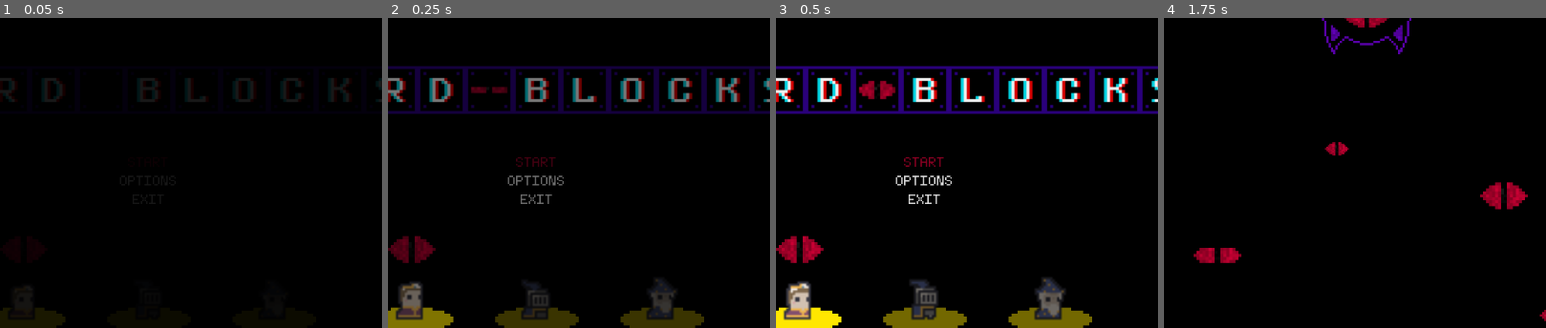
Above: before the commit, frames 1-4 (left to right).
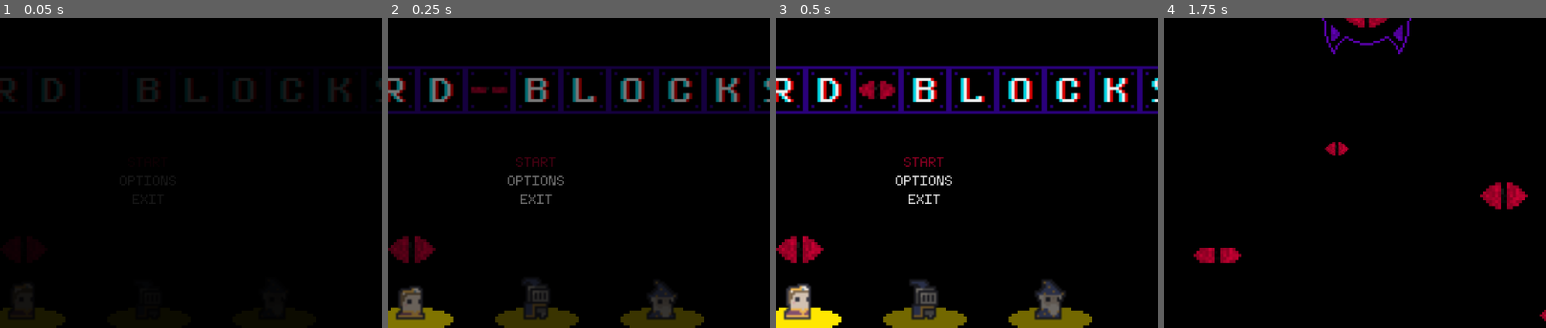
Above: after the commit, the same moments.

Repository: wlehoang/WordBlocks
Game: Godot game, scene res://main.tscn
Same seed, same stepped clock (60 frames per second), same inputs: the game is played once before the commit and once after it.
Inputs (mouse positions are % of the whole screen's width and height, from its top left):
- Up to frame 1 (0.05 s): no input
- Up to frame 2 (0.25 s): no input
- Up to frame 3 (0.5 s): no input
- Up to frame 4 (1.75 s): click "START" at 0.5 s; tap Enter at 1.25 s; move the mouse to (72, 45) at 1.27 s; hold D (move_right) from 1.28 s (still down); hold Space (pickup_or_drop) from 1.28 s (still down); tap W (select_up) at 1.52 s
The pictures show only the part of the screen within x 30-80%, y 13-63%; the shares and areas given below are measured in that part.

The runs differ from the first frame. In frame 2, 0.6% of the frame differs, in the area x 2-76%, y 84-98%; in frame 3, 0.3%; in frame 4, nothing differs.

Commit message:
Special Block interactions and fixed audio options

Diff:
--- /dev/null
+++ b/autoloads/score_tracker.gd
@@ -0,0 +1,13 @@
+extends Node
+
+onready var high_score = {
+	"level1": 0,
+	"level2": 0,
+	"level3": 0
+}
+onready var current_score = {
+	"level1": 0,
+	"level2": 0,
+	"level3": 0
+}
+onready var score_multiplier: int = 1
--- /dev/null
+++ b/autoloads/score_tracker.tscn
@@ -0,0 +1,6 @@
+[gd_scene load_steps=2 format=2]
+
+[ext_resource path="res://autoloads/score_tracker.gd" type="Script" id=1]
+
+[node name="ScoreTracker" type="Node"]
+script = ExtResource( 1 )
--- /dev/null
+++ b/default_bus_layout.tres
@@ -0,0 +1,15 @@
+[gd_resource type="AudioBusLayout" format=2]
+
+[resource]
+bus/1/name = "Music"
+bus/1/solo = false
+bus/1/mute = false
+bus/1/bypass_fx = false
+bus/1/volume_db = 0.0
+bus/1/send = "Master"
+bus/2/name = "Sfx"
+bus/2/solo = false
+bus/2/mute = false
+bus/2/bypass_fx = false
+bus/2/volume_db = 0.0
+bus/2/send = "Master"
--- a/entities/blocks/blocks.gd
+++ b/entities/blocks/blocks.gd
@@ -1,6 +1,6 @@
 extends KinematicBody2D
 
-enum Types {Empty, A, B, C, D, E, F, G, H, I, J, K, L, M, N, O, P, Q, R, S, T, U, V, W, X, Y, Z, Random, Bonus, Pause, Bomb, Locked, Sideways, Mystery}
+enum Types {Empty, A, B, C, D, E, F, G, H, I, J, K, L, M, N, O, P, Q, R, S, T, U, V, W, X, Y, Z, Random, Bonus, Pause, Bomb, Locked, Mystery}
 export (String) var block_type = Types.Empty
 var selected = false
 
@@ -29,9 +29,9 @@
 
 func select_block_type(block_number: int = -1):
 	if block_number == -1:
-		var chanceOfSpecialTile = 0.15
+		var chance_of_special_tile = 0.15
 		randomize()
-		if randf() < chanceOfSpecialTile:
+		if randf() < chance_of_special_tile:
 			block_number = 27 + randi() % 6
 		else:
 			block_number = sample_letter()
@@ -100,15 +100,9 @@
 			animation_name = "block_clock"
 		Types.Bomb:
 			animation_name = "block_bomb"
+			$ExplosionTimer.start(10)
 		Types.Locked:
 			animation_name = "block_locked"
-		Types.Sideways:
-			randomize()
-			var left_or_right = randi() % 2
-			if left_or_right == 1:
-				animation_name = "block_left"
-			else:
-				animation_name = "block_right"
 		Types.Mystery:
 			animation_name = "block_mystery"
 	$AnimatedSprite.play(animation_name)
@@ -181,7 +175,7 @@
 	if (left.get_overlapping_bodies().size() > 0 && "block_type" in left.get_overlapping_bodies()[0]):
 		return
 	var letter_chain = get_word_chain()
-	if letter_chain.length()>=4:
+	if letter_chain.length() >= 4:
 		var letter_indexes = check_letter_chain(letter_chain)
 		if letter_indexes.size() == 2:
 			pop_letter_chain(letter_indexes)
@@ -192,7 +186,7 @@
 	while letter_reader != null:
 		word_chain += type_to_letter(letter_reader.block_type)
 		var right = letter_reader.get_node("Right")
-		if (right.get_overlapping_bodies().size()>0 && "block_type" in right.get_overlapping_bodies()[0]):
+		if (right.get_overlapping_bodies().size() > 0 && "block_type" in right.get_overlapping_bodies()[0]):
 			letter_reader = right.get_overlapping_bodies()[0]
 		else:
 			letter_reader = null
@@ -217,11 +211,11 @@
 	var letter_tracker = self
 	var letter_index = 0
 	while letter_tracker != null && letter_index < letter_indexes[1]:
-		if letter_index >= letter_indexes[0] && letter_index<letter_indexes[1]:
+		if letter_index >= letter_indexes[0] && letter_index < letter_indexes[1]:
 			letter_tracker.queue_free()
 		var right = letter_tracker.get_node("Right")
 		var collisions = right.get_overlapping_bodies()
-		if collisions.size()>0:
+		if collisions.size() > 0:
 			letter_tracker = collisions[0]
 		else:
 			letter_tracker = null
@@ -229,3 +223,14 @@
 
 func _on_ShowTimer_timeout():
 	show()
+
+func _on_ExplosionTimer_timeout():
+	if block_type == Types.Bomb:
+		var blast_zone = ["Up", "Down", "Left", "Right", "UpperRight", "LowerRight", "LowerLeft", "UpperLeft"]
+		for zone in blast_zone:
+			var area_node = get_node(zone)
+			var bodies = area_node.get_overlapping_bodies()
+			for body in bodies:
+				if body.is_in_group("block"):
+					body.queue_free()
+		queue_free()
--- a/entities/blocks/blocks.tscn
+++ b/entities/blocks/blocks.tscn
@@ -679,9 +679,6 @@
 collision_mask = 3
 moving_platform_apply_velocity_on_leave = 2
 script = ExtResource( 2 )
-__meta__ = {
-"_edit_group_": true
-}
 
 [node name="AnimatedSprite" type="AnimatedSprite" parent="."]
 scale = Vector2( 1.34, 1.34 )
@@ -699,7 +696,7 @@
 scale = Vector2( 2, 2 )
 z_index = 2
 frames = SubResource( 166 )
-frame = 3
+frame = 2
 playing = true
 
 [node name="SelectionArea" type="Area2D" parent="."]
@@ -709,45 +706,113 @@
 
 [node name="Left" type="Area2D" parent="."]
 unique_name_in_owner = true
-position = Vector2( -60, 0 )
+position = Vector2( -64, 0 )
 collision_layer = 2
 collision_mask = 2
+__meta__ = {
+"_edit_group_": true
+}
 
 [node name="Collision" type="CollisionShape2D" parent="Left"]
 shape = SubResource( 161 )
 
 [node name="Right" type="Area2D" parent="."]
 unique_name_in_owner = true
-position = Vector2( 60, 0 )
+position = Vector2( 64, 0 )
 collision_layer = 2
 collision_mask = 2
+__meta__ = {
+"_edit_group_": true
+}
 
 [node name="Collision" type="CollisionShape2D" parent="Right"]
 shape = SubResource( 161 )
 
 [node name="Up" type="Area2D" parent="."]
 unique_name_in_owner = true
-position = Vector2( 0, -60 )
+position = Vector2( 0, -64 )
 collision_layer = 2
 collision_mask = 2
+__meta__ = {
+"_edit_group_": true
+}
 
 [node name="Collision" type="CollisionShape2D" parent="Up"]
 shape = SubResource( 161 )
 
 [node name="Down" type="Area2D" parent="."]
 unique_name_in_owner = true
-position = Vector2( 0, 60 )
+position = Vector2( 0, 64 )
 collision_layer = 2
 collision_mask = 2
+__meta__ = {
+"_edit_group_": true
+}
 
 [node name="Collision" type="CollisionShape2D" parent="Down"]
 shape = SubResource( 161 )
 
+[node name="UpperRight" type="Area2D" parent="."]
+unique_name_in_owner = true
+position = Vector2( 64, -64 )
+collision_layer = 2
+collision_mask = 2
+__meta__ = {
+"_edit_group_": true
+}
+
+[node name="Collision" type="CollisionShape2D" parent="UpperRight"]
+shape = SubResource( 161 )
+
+[node name="LowerRight" type="Area2D" parent="."]
+unique_name_in_owner = true
+position = Vector2( 64, 64 )
+collision_layer = 2
+collision_mask = 2
+__meta__ = {
+"_edit_group_": true
+}
+
+[node name="Collision" type="CollisionShape2D" parent="LowerRight"]
+shape = SubResource( 161 )
+
+[node name="LowerLeft" type="Area2D" parent="."]
+unique_name_in_owner = true
+position = Vector2( -64, 64 )
+collision_layer = 2
+collision_mask = 2
+__meta__ = {
+"_edit_group_": true
+}
+
+[node name="Collision" type="CollisionShape2D" parent="LowerLeft"]
+shape = SubResource( 161 )
+
+[node name="UpperLeft" type="Area2D" parent="."]
+unique_name_in_owner = true
+position = Vector2( -64, -64 )
+collision_layer = 2
+collision_mask = 2
+__meta__ = {
+"_edit_group_": true
+}
+
+[node name="Collision" type="CollisionShape2D" parent="UpperLeft"]
+shape = SubResource( 161 )
+
 [node name="ShowTimer" type="Timer" parent="."]
+unique_name_in_owner = true
 wait_time = 0.5
 one_shot = true
 autostart = true
 
+[node name="ExplosionTimer" type="Timer" parent="."]
+unique_name_in_owner = true
+wait_time = 10.0
+one_shot = true
+autostart = true
+
 [connection signal="area_entered" from="SelectionArea" to="." method="_on_SelectionArea_area_entered"]
 [connection signal="area_exited" from="SelectionArea" to="." method="_on_SelectionArea_area_exited"]
 [connection signal="timeout" from="ShowTimer" to="." method="_on_ShowTimer_timeout"]
+[connection signal="timeout" from="ExplosionTimer" to="." method="_on_ExplosionTimer_timeout"]
--- a/entities/player/player.gd
+++ b/entities/player/player.gd
@@ -1,5 +1,5 @@
 extends KinematicBody2D
-
+enum BlockTypes {Empty, A, B, C, D, E, F, G, H, I, J, K, L, M, N, O, P, Q, R, S, T, U, V, W, X, Y, Z, Random, Bonus, Pause, Bomb, Locked, Mystery}
 const Blocks = preload("res://entities/blocks/blocks.tscn")
 onready var facing = $FacingRayCast
 onready var selectionarea = $SelectionArea
@@ -9,8 +9,12 @@
 var tile_size
 var inventory = -1
 var gravity = 1000
+var buff = "none"
+var buff_duration = 30
 
 signal trapped
+signal timestopped
+signal bonus_time
 
 func _ready():
 	tile_size = Globals.tile_size
@@ -39,10 +43,15 @@
 		if inventory == -1:
 			var all_selected = get_tree().get_nodes_in_group("selected")
 			if all_selected.size() > 0:
-				inventory = all_selected[0].block_type
-				all_selected[0].queue_free()
-				print("block picked up: " + str(inventory))
-				$HeldBlock.handle_block_animation(inventory)
+				if all_selected[0].block_type != BlockTypes.Locked:
+					inventory = all_selected[0].block_type
+					all_selected[0].queue_free()
+					if buff == "all_bombs":
+						inventory = BlockTypes.Bomb
+					elif buff == "vacuum":
+						inventory = -1
+					print("block picked up: " + str(inventory))
+					handle_held_block_effect()
 		else:
 			if not facing.is_colliding():
 				print("block dropped: " + str(inventory))
@@ -52,6 +61,8 @@
 				dropped_block.select_block_type(inventory)
 				get_parent().add_child(dropped_block)
 				inventory = -1
+				if buff == "all_bombs":
+					inventory = BlockTypes.Bomb
 				$HeldBlock.handle_block_animation(inventory)
 			else:
 				var collider = facing.get_collider()
@@ -60,7 +71,11 @@
 					print("block swapped: " + str(inventory) + " for " + str(sel_block))
 					collider.select_block_type(inventory)
 					inventory = sel_block
-					$HeldBlock.handle_block_animation(inventory)
+					if buff == "all_bombs":
+						inventory = BlockTypes.Bomb
+					elif buff == "vacuum":
+						inventory = -1
+					handle_held_block_effect()
 
 func handle_selection_area(area: String):
 	if area == "up":
@@ -105,10 +120,35 @@
 func handle_jump():
 	var pos_delta = Vector2.ZERO
 	var scale_height = 1.01
-	pos_delta.y -= (tile_size * scale_height)
+	var jump_boost = 1
+	if buff == "jump_boost":
+		jump_boost = 2
+	pos_delta.y -= (tile_size * scale_height * jump_boost)
 	if is_on_floor():
 		$AnimatedSprite.play(player_name + "_jump_" + direction)
 		var collision = move_and_collide(pos_delta)
+
+func handle_held_block_effect():
+	match inventory:
+		BlockTypes.Random:
+			randomize()
+			inventory = randi() % 26
+		BlockTypes.Bonus:
+			emit_signal("bonus_time")
+			inventory = -1
+		BlockTypes.Pause:
+			emit_signal("timestopped")
+			inventory = -1
+		BlockTypes.Mystery:
+			inventory = -1
+			randomize()
+			var effects = ["jump_boost", "all_bombs", "vacuum"]
+			buff = effects[randi() % effects.size()]
+			if buff == "all_bombs":
+				inventory = BlockTypes.Bomb
+			$BuffTimer.start(buff_duration)
+			print(buff)
+	$HeldBlock.handle_block_animation(inventory)
 
 func _on_SelectionArea_body_entered(body):
 	if body.is_in_group("block"):
@@ -127,3 +167,6 @@
 			$AnimatedSprite.play(player_name + "_death_" + direction)
 			yield($AnimatedSprite, "animation_finished")
 			emit_signal("trapped")
+
+func _on_BuffTimer_timeout():
+	buff = ""
--- a/entities/player/player.tscn
+++ b/entities/player/player.tscn
@@ -1262,7 +1262,7 @@
 scale = Vector2( 3.5, 3.25 )
 frames = SubResource( 59 )
 animation = "wizard_death_right"
-frame = 3
+frame = 2
 playing = true
 
 [node name="CollisionShape2D" type="CollisionShape2D" parent="."]
@@ -1305,7 +1305,11 @@
 [node name="TrappedCheckTimer" type="Timer" parent="."]
 autostart = true
 
+[node name="BuffTimer" type="Timer" parent="."]
+one_shot = true
+
 [connection signal="animation_finished" from="AnimatedSprite" to="." method="_on_AnimatedSprite_animation_finished"]
 [connection signal="body_entered" from="SelectionArea" to="." method="_on_SelectionArea_body_entered"]
 [connection signal="body_exited" from="SelectionArea" to="." method="_on_SelectionArea_body_exited"]
 [connection signal="timeout" from="TrappedCheckTimer" to="." method="_on_TrappedCheckTimer_timeout"]
+[connection signal="timeout" from="BuffTimer" to="." method="_on_BuffTimer_timeout"]
--- a/levels/level_1/level_1.gd
+++ b/levels/level_1/level_1.gd
@@ -45,3 +45,22 @@
 
 func _on_Player_trapped():
 	emit_signal("scene_changed", "defeat")
+
+func _on_Player_bonus_time():
+	randomize()
+	ScoreTracker.score_multiplier = 1 + randi() % 3
+	$BonusTimer.start(30)
+
+func _on_BonusTimer_timeout():
+	ScoreTracker.score_multiplier = 1
+
+func _on_Player_timestopped():
+	$BlockFallTimer.paused = true
+	$BlockSpawnTimer.paused = true
+	$MoveTimer.paused = true
+	$PauseTimer.start(15)
+
+func _on_PauseTimer_timeout():
+	$BlockFallTimer.paused = false
+	$BlockSpawnTimer.paused = false
+	$MoveTimer.paused = false
--- a/levels/level_1/level_1.tscn
+++ b/levels/level_1/level_1.tscn
@@ -215,6 +215,14 @@
 wait_time = 0.75
 autostart = true
 
+[node name="PauseTimer" type="Timer" parent="."]
+unique_name_in_owner = true
+one_shot = true
+
+[node name="BonusTimer" type="Timer" parent="."]
+unique_name_in_owner = true
+one_shot = true
+
 [node name="YSort" type="YSort" parent="."]
 position = Vector2( 0, 152 )
 
@@ -247,8 +255,13 @@
 stream = ExtResource( 5 )
 volume_db = -10.0
 autoplay = true
-
+bus = "Music"
+
+[connection signal="bonus_time" from="Player" to="." method="_on_Player_bonus_time"]
+[connection signal="timestopped" from="Player" to="." method="_on_Player_timestopped"]
 [connection signal="trapped" from="Player" to="." method="_on_Player_trapped"]
 [connection signal="timeout" from="BlockSpawnTimer" to="." method="_on_BlockSpawnTimer_timeout"]
 [connection signal="timeout" from="BlockFallTimer" to="." method="_on_BlockFallTimer_timeout"]
 [connection signal="timeout" from="MoveTimer" to="." method="_on_MoveTimer_timeout"]
+[connection signal="timeout" from="PauseTimer" to="." method="_on_PauseTimer_timeout"]
+[connection signal="timeout" from="BonusTimer" to="." method="_on_BonusTimer_timeout"]
--- a/project.godot
+++ b/project.godot
@@ -17,6 +17,7 @@
 [autoload]
 
 Globals="*res://autoloads/globals.tscn"
+ScoreTracker="*res://autoloads/score_tracker.tscn"
 
 [display]
 
--- a/ui/hud/player_hud.tscn
+++ b/ui/hud/player_hud.tscn
@@ -1,6 +1,4 @@
-[gd_scene load_steps=2 format=2]
-
-[ext_resource path="res://ui/hud/score_tracker.gd" type="Script" id=1]
+[gd_scene format=2]
 
 [node name="PlayerHUD" type="CanvasLayer"]
 layer = 10
@@ -9,7 +7,6 @@
 [node name="ScoreTracker" type="Control" parent="."]
 margin_right = 40.0
 margin_bottom = 40.0
-script = ExtResource( 1 )
 
 [node name="HighScore" type="Label" parent="ScoreTracker"]
 margin_right = 40.0
--- a/ui/hud/score_tracker.gd
+++ /dev/null
@@ -1,3 +0,0 @@
-extends Control
-
-onready var high_score
--- a/ui/menus/audio_options.gd
+++ b/ui/menus/audio_options.gd
@@ -9,6 +9,8 @@
 
 func _ready():
 	audio_slider.connect("value_changed", self, "on_value_changed")
+	get_bus_name_by_index()
+	set_slider_value()
 	set_name_label_text()
 	set_number_label_text()
 
@@ -16,10 +18,14 @@
 	audio_name_label.text = bus_name + " Volume"
 
 func set_number_label_text():
-	audio_number_label.text = str(audio_slider.value) + "%"
+	audio_number_label.text = str(audio_slider.value * 100) + "%"
+
+func get_bus_name_by_index():
+	bus_index = AudioServer.get_bus_index(bus_name)
 
 func set_slider_value():
 	audio_slider.value = db2linear(AudioServer.get_bus_volume_db(bus_index))
+	set_number_label_text()
 
 func on_value_changed(value: float):
 	AudioServer.set_bus_volume_db(bus_index, linear2db(value))
--- a/ui/menus/audio_options.tscn
+++ b/ui/menus/audio_options.tscn
@@ -43,6 +43,8 @@
 margin_bottom = 40.0
 rect_min_size = Vector2( 150, 40 )
 rect_clip_content = true
+max_value = 1.0
+step = 0.01
 
 [node name="VSeparator2" type="VSeparator" parent="HBoxContainer"]
 margin_left = 612.0
--- a/ui/menus/main_menu_screen.tscn
+++ b/ui/menus/main_menu_screen.tscn
@@ -9,6 +9,7 @@
 [ext_resource path="res://ui/menus/options_screen.tscn" type="PackedScene" id=7]
 [ext_resource path="res://ui/assets/lit_floor.png" type="Texture" id=8]
 [ext_resource path="res://levels/common/eye.tscn" type="PackedScene" id=9]
+[ext_resource path="res://resources/music/titleScreen.mp3" type="AudioStream" id=10]
 
 [sub_resource type="StyleBoxFlat" id=1]
 bg_color = Color( 0, 0, 0, 1 )
@@ -184,9 +185,11 @@
 text = "EXIT"
 
 [node name="MainMenuMusic" type="AudioStreamPlayer" parent="."]
+stream = ExtResource( 10 )
 volume_db = -10.0
 autoplay = true
 mix_target = 1
+bus = "Music"
 
 [node name="PrincessArea" type="Area2D" parent="."]
 position = Vector2( 344, 480 )
@@ -197,7 +200,7 @@
 unique_name_in_owner = true
 frames = SubResource( 13 )
 animation = "idle"
-frame = 3
+frame = 1
 playing = true
 
 [node name="CollisionShape2D" type="CollisionShape2D" parent="PrincessArea"]
@@ -221,7 +224,7 @@
 unique_name_in_owner = true
 frames = SubResource( 18 )
 animation = "idle"
-frame = 1
+frame = 3
 playing = true
 
 [node name="CollisionShape2D" type="CollisionShape2D" parent="KnightArea"]
@@ -245,7 +248,7 @@
 unique_name_in_owner = true
 frames = SubResource( 23 )
 animation = "idle"
-frame = 3
+frame = 1
 playing = true
 
 [node name="CollisionShape2D" type="CollisionShape2D" parent="WizardArea"]
--- a/ui/menus/options_screen.tscn
+++ b/ui/menus/options_screen.tscn
@@ -69,7 +69,7 @@
 
 [node name="Tabs" type="TabContainer" parent="MarginContainer"]
 margin_right = 864.0
-margin_bottom = 520.0
+margin_bottom = 752.0
 custom_fonts/font = SubResource( 1 )
 custom_styles/tab_fg = SubResource( 5 )
 custom_styles/tab_bg = SubResource( 6 )
@@ -165,7 +165,7 @@
 
 [node name="ScrollContainer" type="ScrollContainer" parent="MarginContainer/Tabs/Audio/MarginContainer"]
 margin_right = 750.0
-margin_bottom = 400.0
+margin_bottom = 555.0
 rect_min_size = Vector2( 750, 400 )
 follow_focus = true
 
@@ -233,7 +233,7 @@
 
 [node name="ScrollContainer" type="ScrollContainer" parent="MarginContainer/Tabs/Controls/MarginContainer"]
 margin_right = 681.0
-margin_bottom = 367.0
+margin_bottom = 555.0
 follow_focus = true
 
 [node name="VBoxContainer" type="VBoxContainer" parent="MarginContainer/Tabs/Controls/MarginContainer/ScrollContainer"]
Not shown: 1 places in ui/menus/main_menu_screen.tscn that only renumber resources
